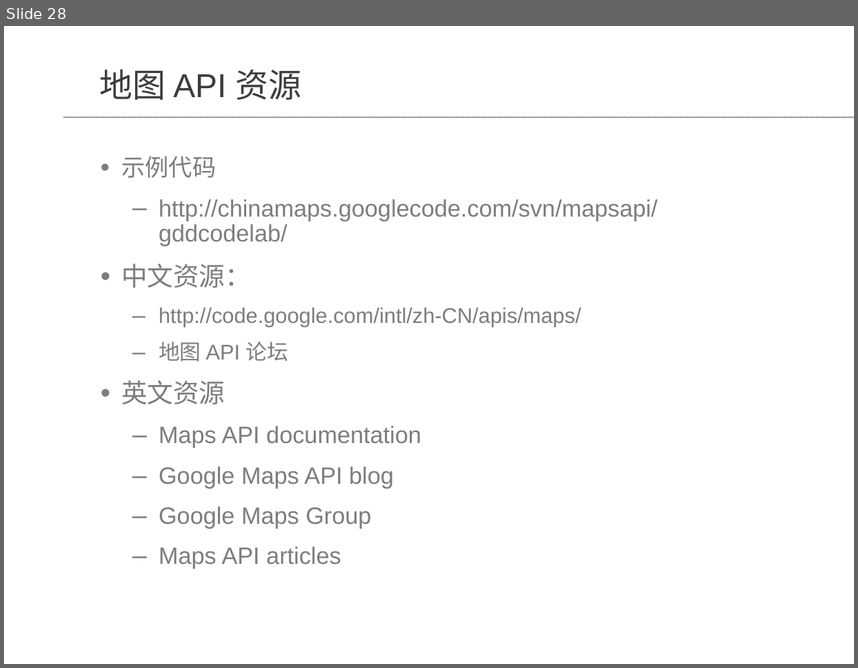
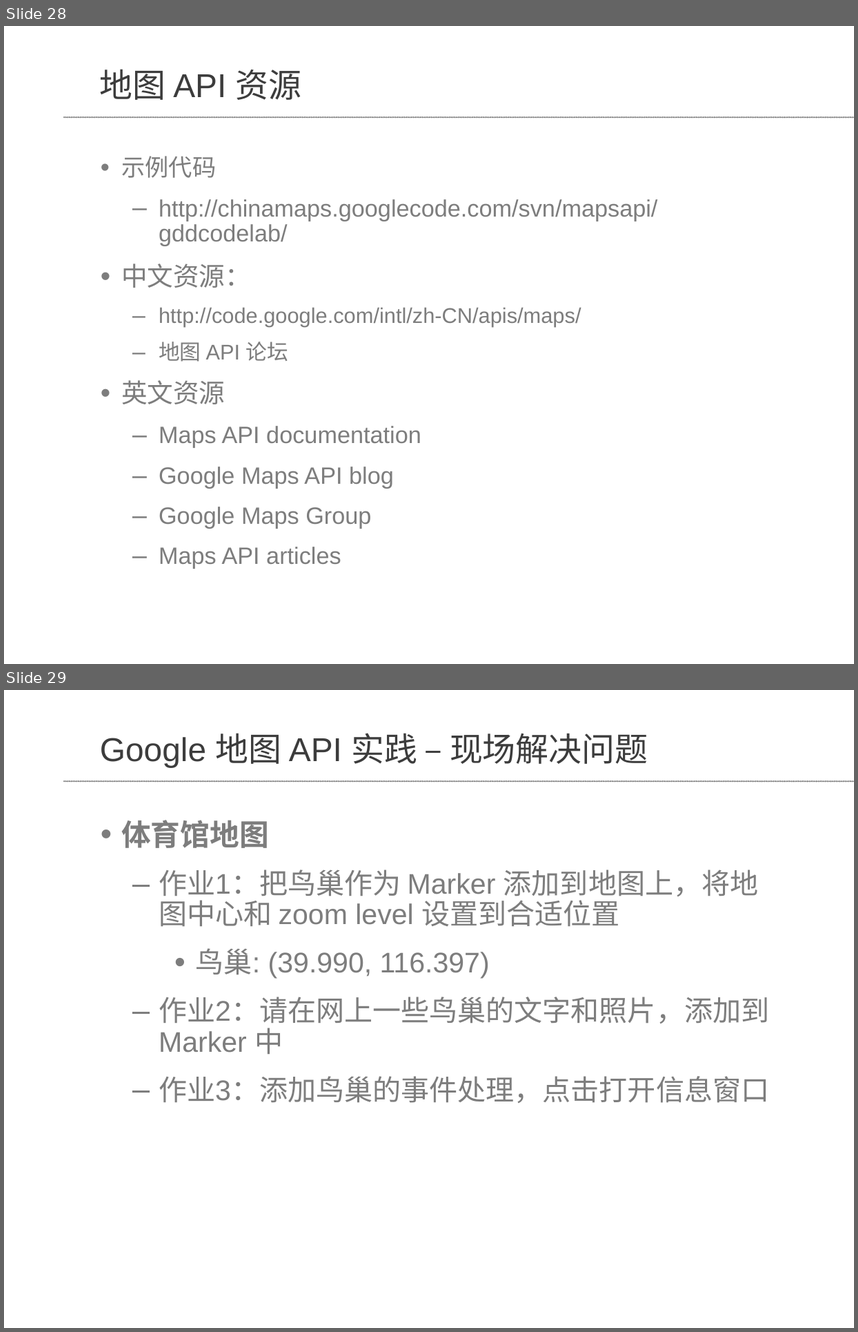
Before and after one commit to awenzhong/chinamaps, a slide deck: mapsapi/gddcodelab/GDD_maps_api_codelab.ppt. Shown one above the other, each under a label of ours: slide 28 before the commit, slides 28 and 29 after it. The pictures are 858x668 and 858x1332 pixels, drawn with LibreOffice and Linux fonts; fonts in the diff are those of the drawing; background and template pictures are left out. Boxes give left, top, right and bottom in pixels: in the first picture for what was removed or moved away, otherwise in the second. Text is boxed around its words. In the diff, an @@ line names an element or a change of style, - is before the commit and + after.

```diff
--- a/mapsapi/gddcodelab/GDD_maps_api_codelab.ppt
+++ b/mapsapi/gddcodelab/GDD_maps_api_codelab.ppt
@@ slide 29 added at (4, 690, 854, 1328), background #FFFFFF; not listed: 1 template element that a slide beside it also shows @@
@@ title added at (100, 733, 648, 768), 28 pt, text #3C3C3C @@
+Google 地图 API 实践 – 现场解决问题
@@ text added at (121, 820, 769, 1103), 24 pt, text #7D7D7D @@
+• 体育馆地图
+  – 作业1：把鸟巢作为 Marker 添加到地图上，将地图中心和 zoom level 设置到合适位置
+    • 鸟巢: (39.990, 116.397)
+  – 作业2：请在网上一些鸟巢的文字和照片，添加到 Marker 中
+  – 作业3：添加鸟巢的事件处理，点击打开信息窗口
```
Also in this commit, not shown: 1 slide changed, 1 other slide added.
